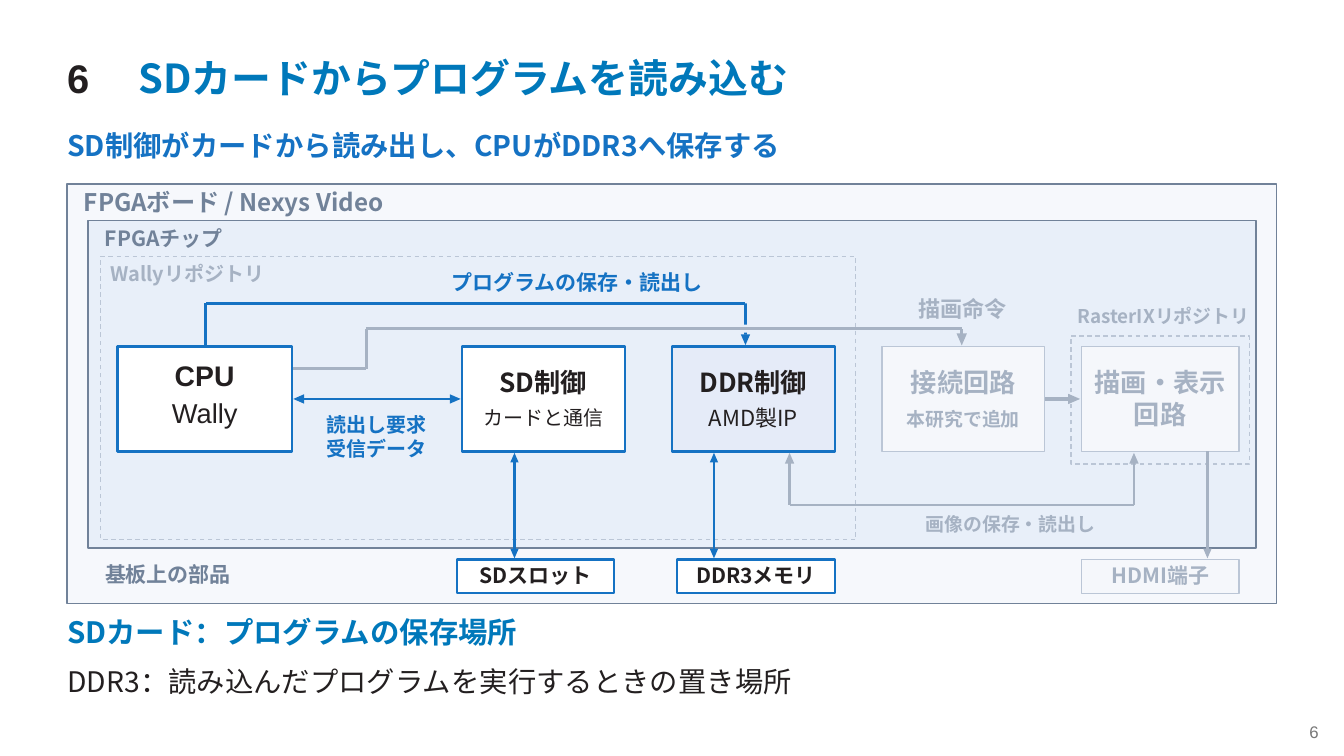
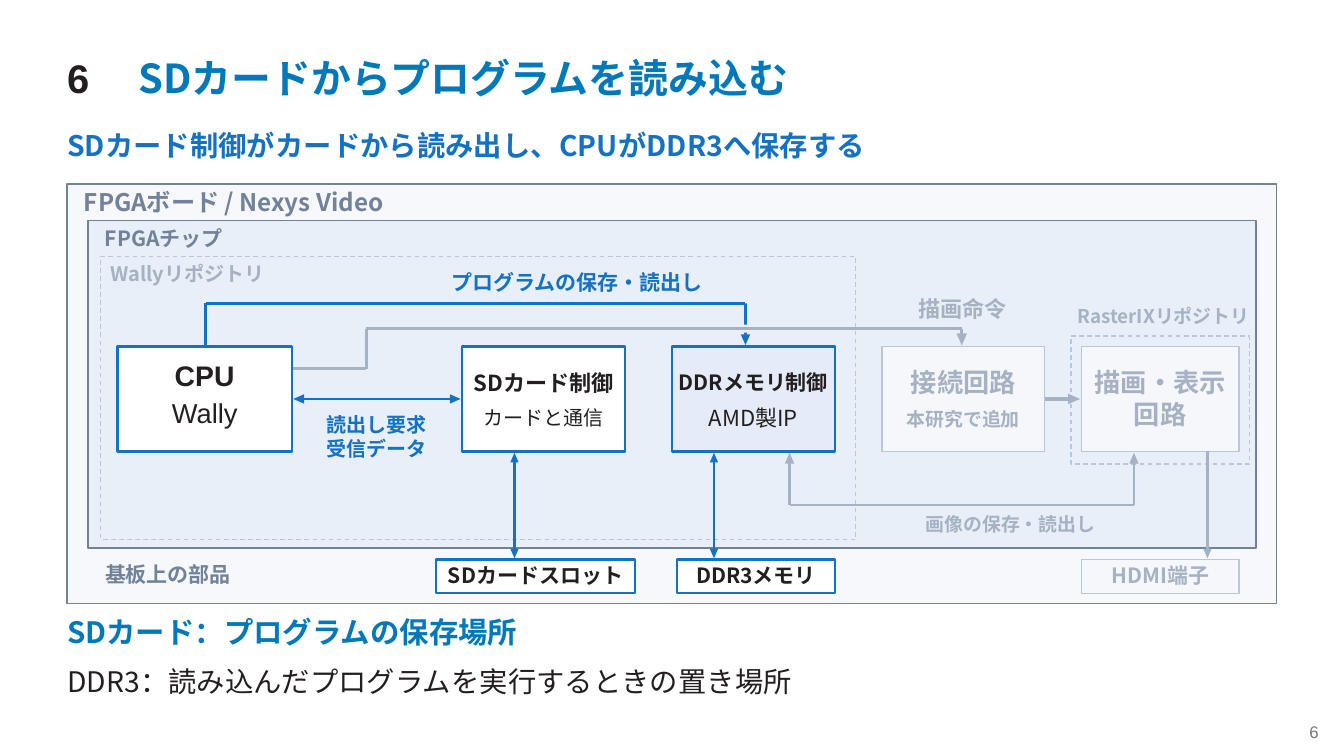
Before and after one commit to SoshiroFujimori/wally-game-console-research, a slide deck: slide 6 of docs/presentation/中間発表_主要事項.pptx. Drawn at 1344x756 pixels with LibreOffice and Linux fonts; fonts in the diff are those of the drawing. Boxes give left, top, right and bottom in pixels: in the first picture for what was removed or moved away, otherwise in the second. Text is boxed around its words. In the diff, an @@ line names an element or a change of style, - is before the commit and + after.

```diff
--- a/docs/presentation/中間発表_主要事項.pptx
+++ b/docs/presentation/中間発表_主要事項.pptx
@@ text at [67,131,865,159]: text changed @@
-SD制御がカードから読み出し、CPUがDDR3へ保存する
+SDカード制御がカードから読み出し、CPUがDDR3へ保存する
@@ text at [474,372,614,393]: text changed; size 18.8 to 15.8 pt @@
-SD制御
+SDカード制御
@@ text at [679,372,828,392]: text changed; size 18.8 to 15 pt @@
-DDR制御
+DDRメモリ制御
@@ rectangle: place and size @@
-rectangle at [457,560,614,593]
+rectangle at [436,560,635,593]
@@ text at [448,566,623,585]: text changed @@
-SDスロット
+SDカードスロット
```
Also in this commit, not shown: 14 other slides changed, 28 other files.
